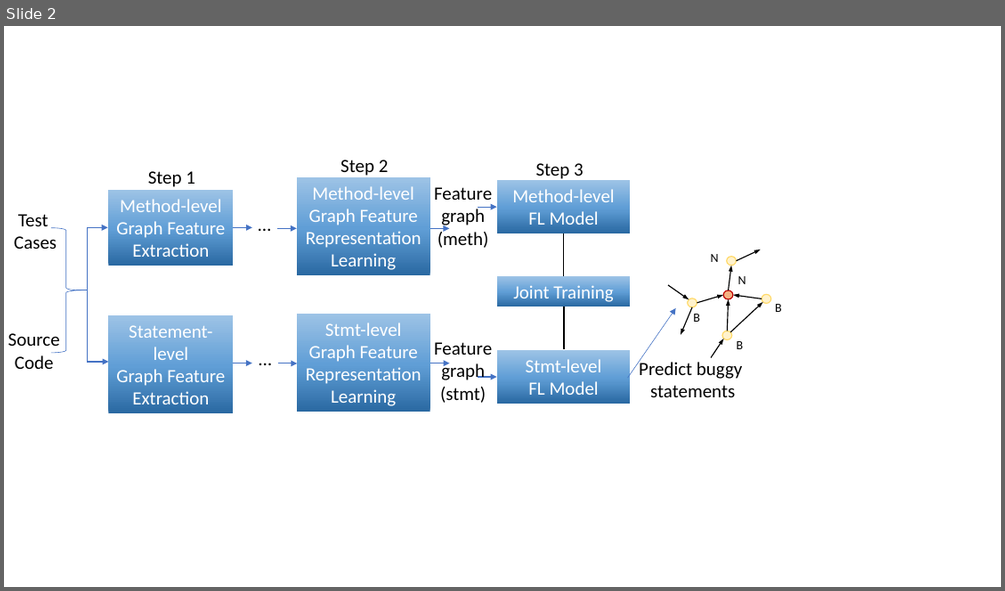
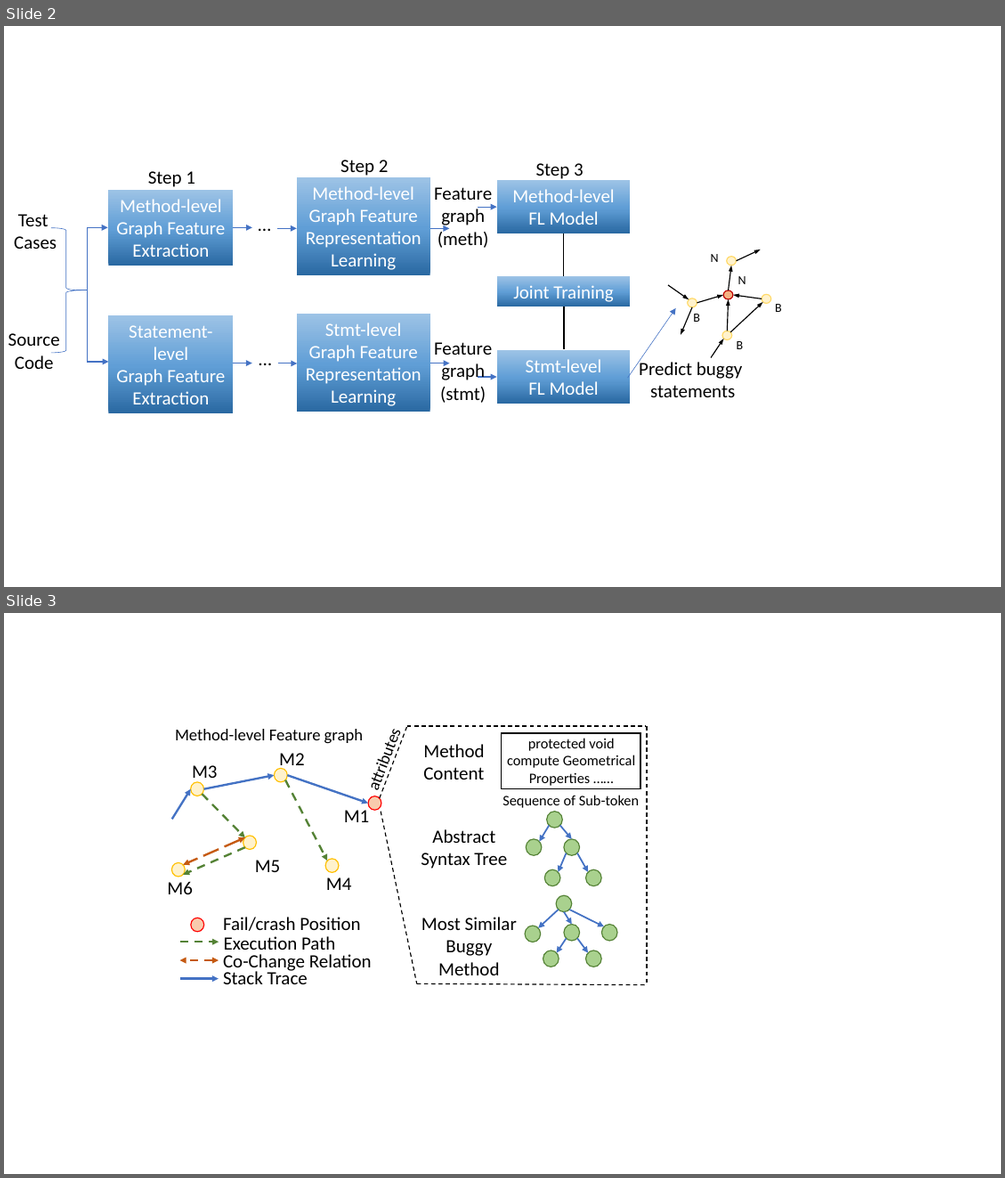
Before and after one commit to tien-n-nguyen/fixlocator, a slide deck: Figures.pptx. Shown one above the other, each under a label of ours: slide 2 before the commit, slides 2 and 3 after it. The pictures are 1005x591 and 1005x1178 pixels, drawn with LibreOffice and Linux fonts; fonts in the diff are those of the drawing. Boxes give left, top, right and bottom in pixels: in the first picture for what was removed or moved away, otherwise in the second. Text is boxed around its words. In the diff, an @@ line names an element or a change of style, - is before the commit and + after.

```diff
--- a/Figures.pptx
+++ b/Figures.pptx
@@ slide 3 added at bbox=[4, 613, 1001, 1174], background #FFFFFF @@
@@ text added at bbox=[356, 653, 435, 802], 16 pt, text #000000 @@
+attributes
@@ text added at bbox=[175, 729, 363, 744], 16 pt, text #000000 @@
+Method-level Feature graph
@@ line added from (380, 798) to (407, 726), #000000 1 pt dashed @@
@@ line added from (407, 726) to (647, 726), #000000 1 pt dashed @@
@@ text added at bbox=[423, 744, 484, 779], 18 pt, text #000000 @@
+Method Content
@@ rectangle added at bbox=[502, 733, 640, 788], outline #000000 1 pt @@
@@ text added at bbox=[507, 738, 636, 786], 14 pt, text #000000 @@
+protected void compute Geometrical Properties ……
@@ line added from (647, 726) to (647, 985), #000000 1 pt dashed @@
@@ text added at bbox=[192, 765, 218, 783], 18 pt, text #000000 @@
+M3
@@ text added at bbox=[279, 753, 305, 771], 18 pt, text #000000 @@
+M2
@@ arrow added from (172, 819) to (191, 788), #4472C4 2 pt @@
@@ arrow added from (202, 794) to (245, 837), #548235 2 pt dashed @@
@@ arrow added from (203, 788) to (274, 775), #4472C4 2 pt @@
@@ arrow added from (285, 779) to (327, 860), #548235 2 pt dashed @@
@@ arrow added from (287, 775) to (368, 803), #4472C4 2 pt @@
@@ text added at bbox=[502, 795, 639, 808], 14 pt, text #000000 @@
+Sequence of Sub-token
@@ text added at bbox=[344, 807, 370, 822], 18 pt, text #000000 @@
+M1
@@ line added from (380, 811) to (417, 984), #000000 1 pt dashed @@
@@ arrow added from (245, 847) to (183, 875), #548235 2 pt dashed @@
@@ double arrow added from (245, 837) to (183, 865), #C55A11 2 pt dashed @@
@@ text added at bbox=[421, 829, 507, 868], 18 pt, text #000000 @@
+Abstract Syntax Tree
@@ group added at bbox=[171, 769, 381, 877]: 6 ellipses @@
@@ text added at bbox=[255, 860, 281, 872], 18 pt, text #000000 @@
+M5
@@ text added at bbox=[326, 877, 352, 890], 18 pt, text #000000 @@
+M4
@@ group added at bbox=[526, 811, 601, 886]: 5 ellipses, 4 arrows @@
@@ text added at bbox=[167, 881, 193, 894], 18 pt, text #000000 @@
+M6
@@ group added at bbox=[179, 916, 372, 984]: 4 texts, 2 arrows, 1 double arrow, 1 ellipse @@
+Execution Path
+Co-Change Relation
+Stack Trace
+Fail/crash Position
@@ text added at bbox=[421, 916, 517, 975], 18 pt, text #000000 @@
+Most Similar Buggy Method
@@ group added at bbox=[526, 896, 617, 966]: 6 ellipses, 5 arrows @@
@@ line added from (417, 984) to (647, 985), #000000 1 pt dashed @@
```
Also in this commit, not shown: 1 other slide added, 3 other files.
